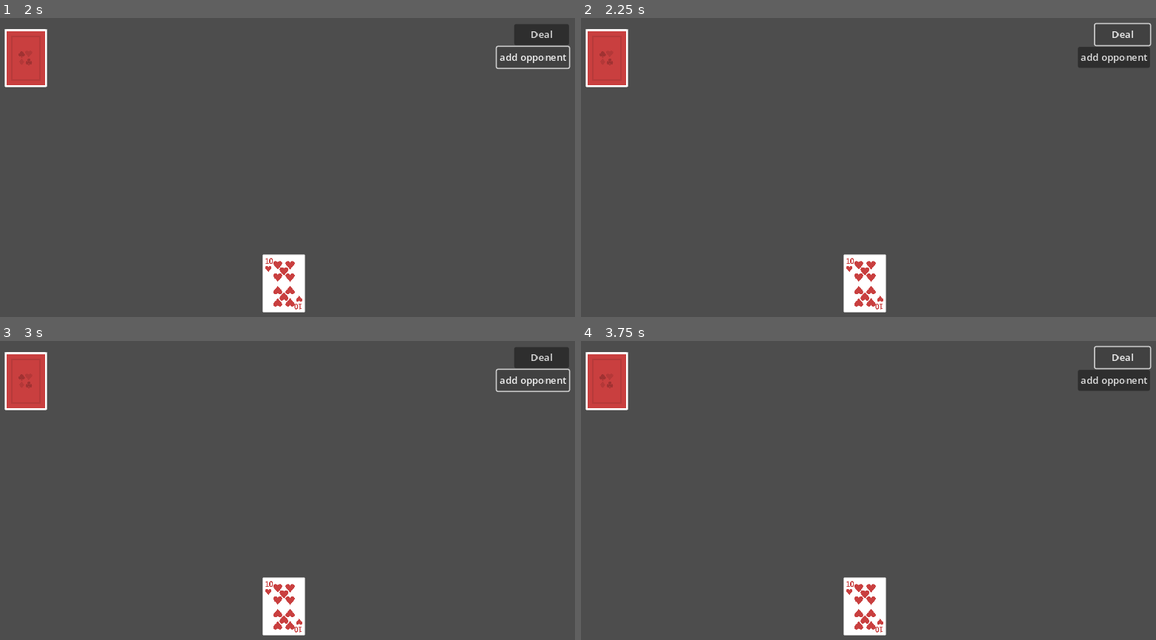
Above: before the commit, frames 1-4 (two rows, left to right).
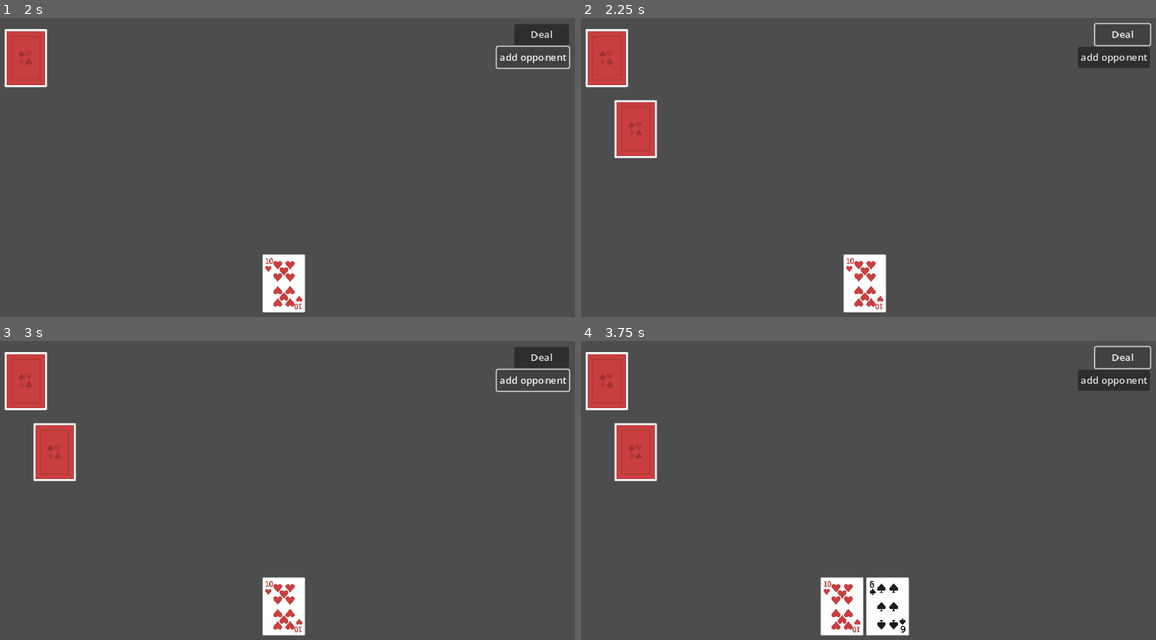
Above: after the commit, the same moments.

Repository: Posiden104/poker
Game: Godot game, scene res://scenes/poker.tscn
Two runs of this game, one before a commit and one after it. Both use one fixed random seed, a clock stepped at 60 frames per second and the inputs below.
Inputs:
- Up to frame 1 (2 s): click "Deal" at 0.5 s; click "add opponent" at 1.25 s
- Up to frame 2 (2.25 s): click "Deal" at 2 s
- Up to frame 3 (3 s): click "add opponent" at 2.75 s
- Up to frame 4 (3.75 s): click "Deal" at 3.5 s

Frame 1 is identical in both runs. In frame 2, 1.5% of the frame differs, in the area x 5-14%, y 27-47%; in frame 3, 1.5%; in frame 4, 3.7%, in the area x 5-58%, y 27-99%.

Commit message:
dealing to opponent hand

Diff:
--- a/scripts/opponent_hand.gd
+++ b/scripts/opponent_hand.gd
@@ -1,2 +1,13 @@
 class_name OpponentHand
 extends HandBase
+
+
+
+
+func deal(card: Card, deck: Deck):
+	cards.append(card)
+	var c = card_prefab.instantiate() as UICardScene
+	c.card = card
+	c.deck = deck
+	self.add_child(c)
+	c.set_is_face_up(false)
--- a/scripts/opponent_manager.gd
+++ b/scripts/opponent_manager.gd
@@ -8,20 +8,26 @@
 var next_opponent_id = 0
 
 func _ready():
-	for c in get_children():
+	for c in opponent_hbox.get_children():
 		c.queue_free()
 
 func add_opponent():
 	var o = OpponentScene.instantiate()
 	opponent_hbox.add_child(o)
+	opponents.push_back(o.get_node("OpponentHand"))
 
 # Returns true if there are more opponents to deal
 func deal_opponent(card: Card, deck: Deck) -> bool:
+	print("dealing opponent")
 	if next_opponent_id > opponents.size() - 1:
-		return false
-
+		print("next_opponent_id bad")
+		return true
+	print("dealing to oppt")
 	opponents[next_opponent_id].deal(card, deck)
 	next_opponent_id += 1
 	if next_opponent_id > opponents.size() - 1:
-		return false
-	return true
+		print("no more opponents")
+		next_opponent_id = 0
+		return true
+	print("We still need more cards")
+	return false
--- a/scripts/poker_manager.gd
+++ b/scripts/poker_manager.gd
@@ -18,6 +18,8 @@
 	else:
 		deal_to_player = opponent_manager.deal_opponent(deck_manager.deal(), deck_manager.deck)
 
+	if deal_to_player and player_hand.card_count() == player_hand_limit:
+		$"../CanvasLayer/DealButton".disabled = true
 
 
 func _on_add_oppt_button_pressed():
